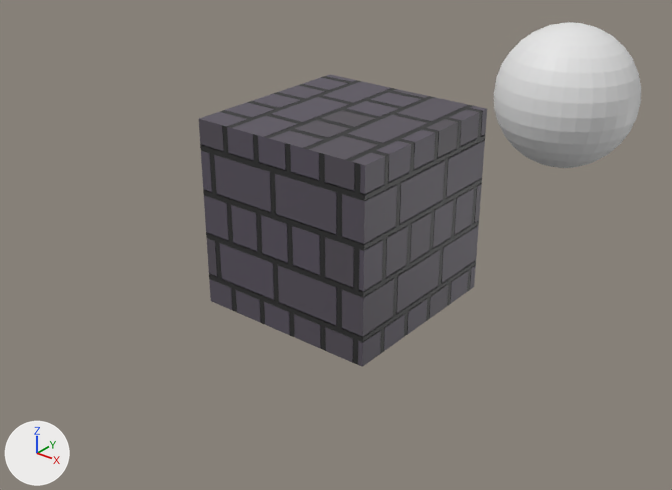
The Blender file Blender/RoccoBotMaterials.blend, before and after one commit.
Camera for both pictures: a 50 mm camera at (5.38, -6.87, 3.81) aimed at (-0.88, 0.95, -1.04). Lighting does not change. The marker at lower left points along +X, +Y and +Z. The first picture is the older version.
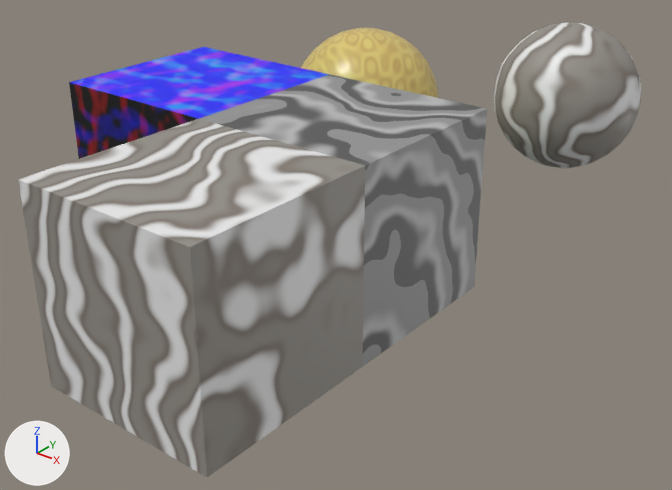
The change, as a list of edits to the scene's bpy script:
```text
Add mat_lightmarble:
    mat_lightmarble = bpy.data.materials.new('LightMarble')
    # nodes: BsdfPrincipled, OutputMaterial, TexWave, ValToRGB
    # colours: grey #96918a, grey #827a71, white #ececec
Add mat_greymarble:
    mat_greymarble = bpy.data.materials.new('GreyMarble')
    # nodes: BsdfPrincipled, OutputMaterial, TexWave, ValToRGB
    # colours: dark grey #595959, grey #bcbcbc, grey #959595
Add mat_gold:
    mat_gold = bpy.data.materials.new('Gold')
    # nodes: BsdfPrincipled, OutputMaterial, TexMagic, ValToRGB
    # colours: orange #cbab61, yellow #e1cd78, dark grey #3f3f3f, light grey #cbcbcb
Add mat_wall:
    mat_wall = bpy.data.materials.new('Wall')
    # nodes: BsdfPrincipled, Bump, OutputMaterial, TexNoise
Change me_cube:
    where me_cube.from_pydata(...)  # 8 vertices, 6 faces; spans x -1.0..1.0, y -1.0..1.0, z -1.0..1.0
    remove me_cube.materials.append(mat_brick_color)
    add me_cube.materials.append(mat_greymarble)
Change me_sphere:
    where me_sphere.from_pydata(...)  # 482 vertices, 512 faces; spans x -1.0..1.0, y -1.0..1.0, z -1.0..1.0
    add me_sphere.materials.append(mat_lightmarble)
Add me_sphere_001:
    me_sphere_001.from_pydata(...)  # a UV sphere (32 segments, 16 rings, poles along z) spanning x -1.0..1.0, y -1.0..1.0, z -1.0..1.0
    me_sphere_001.polygons.foreach_set('use_smooth', [True] * 512)
    me_sphere_001.materials.append(mat_gold)
Add me_cube_002:
    me_cube_002.from_pydata(...)  # a box spanning x -1.0..1.0, y -1.0..1.0, z -1.0..1.0
    me_cube_002.materials.append(mat_wall)
Add me_cube_001:
    me_cube_001.from_pydata(...)  # a box spanning x -1.0..1.0, y -1.0..1.0, z -1.0..1.0
    me_cube_001.materials.append(mat_lightmarble)
Add ob_sphere_001:
    ob_sphere_001 = bpy.data.objects.new('Sphere.001', me_sphere_001)
    ob_sphere_001.location = (-2.0, 3.0, 0.0)
Add ob_cube_002:
    ob_cube_002 = bpy.data.objects.new('Cube.002', me_cube_002)
    ob_cube_002.location = (-2.0, 0.0, 0.0)
Add ob_cube_001:
    ob_cube_001 = bpy.data.objects.new('Cube.001', me_cube_001)
    ob_cube_001.location = (0.0, -2.0, 0.0)
```

Location of each change, [x1, y1, x2, y2] in pixels of the pictures (672 x 490 px):
'Cube.001', added: after [18, 119, 365, 477]
'Cube', recoloured (lighter): [199, 75, 487, 367] in both
'Sphere', recoloured (white to grey): [494, 22, 641, 168] in both
'Cube.002', added (blue): after [69, 47, 330, 159]
'Sphere.001', added (yellow): after [301, 28, 439, 98]
